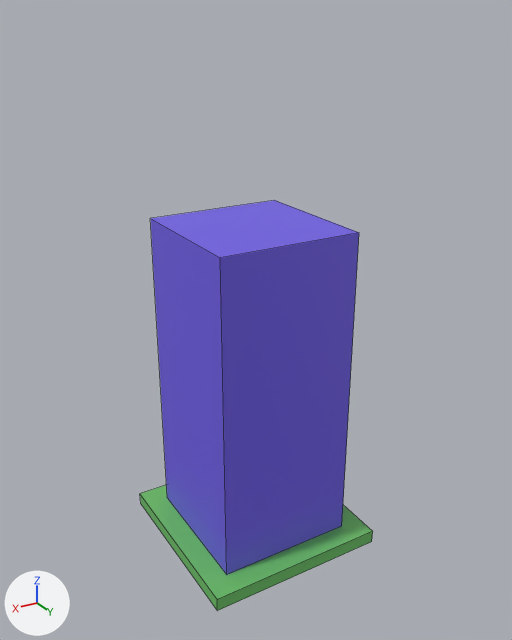
Before and after pictures for a commit that changed the FBX model Assets/CityGen/building1.fbx.
Before and after are seen from a 50 mm lens placed at (13.9, 23.5, 21.8), pointed at (-0.1, 0.2, 10.2). Lighting does not change. The marker at lower left points along +X, +Y and +Z. The first picture is the older version. Mesh edges are drawn as thin lines. Where no turn or scale is listed for an object, it has been applied to the vertices.

The scene before the commit, as lines of its bpy script (objects in view):
```python
mat_material_022 = principled_material('Material.022')
mat_material_022.base_color = (0.15, 0.527, 0.133)  # green #6cc066
mat_material_023 = principled_material('Material.023')
mat_material_023.base_color = (0.161, 0.11, 0.8)  # blue #705de7
me_cube_034 = bpy.data.meshes.new('Cube.034')
me_cube_034.from_pydata(...)  # a box spanning x -4.0..4.0, y -4.0..4.0, z -0.3..0.3
me_cube_034.materials.append(mat_material_022)  # green #6cc066
me_cube_035 = bpy.data.meshes.new('Cube.035')
me_cube_035.from_pydata(...)  # a box spanning x -1.0..1.0, y -1.0..1.0, z -1.0..1.0
me_cube_035.materials.append(mat_material_023)  # blue #705de7
ob_empty_tile_001 = bpy.data.objects.new('Empty_Tile.001', me_cube_034)
ob_empty_tile_001.location = (0.0, 0.0, 0.0)
ob_empty_tile_002 = bpy.data.objects.new('Empty_Tile.002', me_cube_035)
ob_empty_tile_002.location = (0.0, 0.0, 7.25)
ob_empty_tile_002.scale = (3.0, 3.0, 6.95)
```
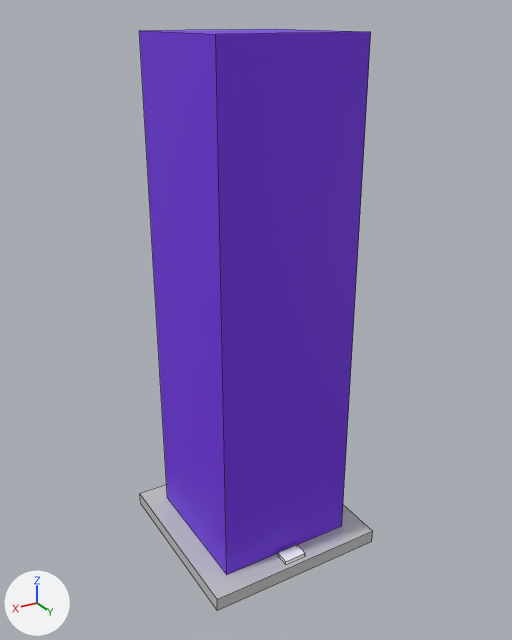
The edits, one by one:
Material 'Material.022' (mat_material_022) changes colour from green #6cc066 to light grey #c7c7c7; in linear values from (0.15, 0.527, 0.133) to (0.571, 0.571, 0.571).
Material 'Material.023' (mat_material_023) changes colour from blue #705de7 to purple #732ee7; in linear values from (0.161, 0.11, 0.8) to (0.171, 0.0269, 0.8).
Material 'Material.025' (mat_material_025) is new.
Its base color is (1.0, 1.0, 1.0) (white #ffffff).
Mesh me_cube_049 is new.
It is a box spanning x -0.509..0.509, y -0.323..0.323, z -0.087..0.087.
It uses material mat_material_025 (white #ffffff).
Object 'Empty_Tile.002' (ob_empty_tile_002) moves from (0.0, 0.0, 7.25) to (0.0, 0.0, 10.79).
Object 'Empty_Tile.002' (ob_empty_tile_002) is rescaled from (3.0, 3.0, 6.95) to (3.0, 3.0, 10.5).
Object 'Empty_Tile.004' (ob_empty_tile_004) is new; it shows me_cube_049.
Its location is (0.05, 3.42, 0.36).

Pixel boxes [x1, y1, x2, y2] of what changed, in the pictures (512 x 640 px):
'Empty_Tile.002', recoloured, moved, rescaled (blue to purple, 11% wider, 45% taller): before [150, 200, 359, 575]; after [139, 29, 371, 575]
'Empty_Tile.001', recoloured (green to light grey): [140, 485, 373, 611] in both
'Empty_Tile.004', added: after [278, 545, 305, 564]
